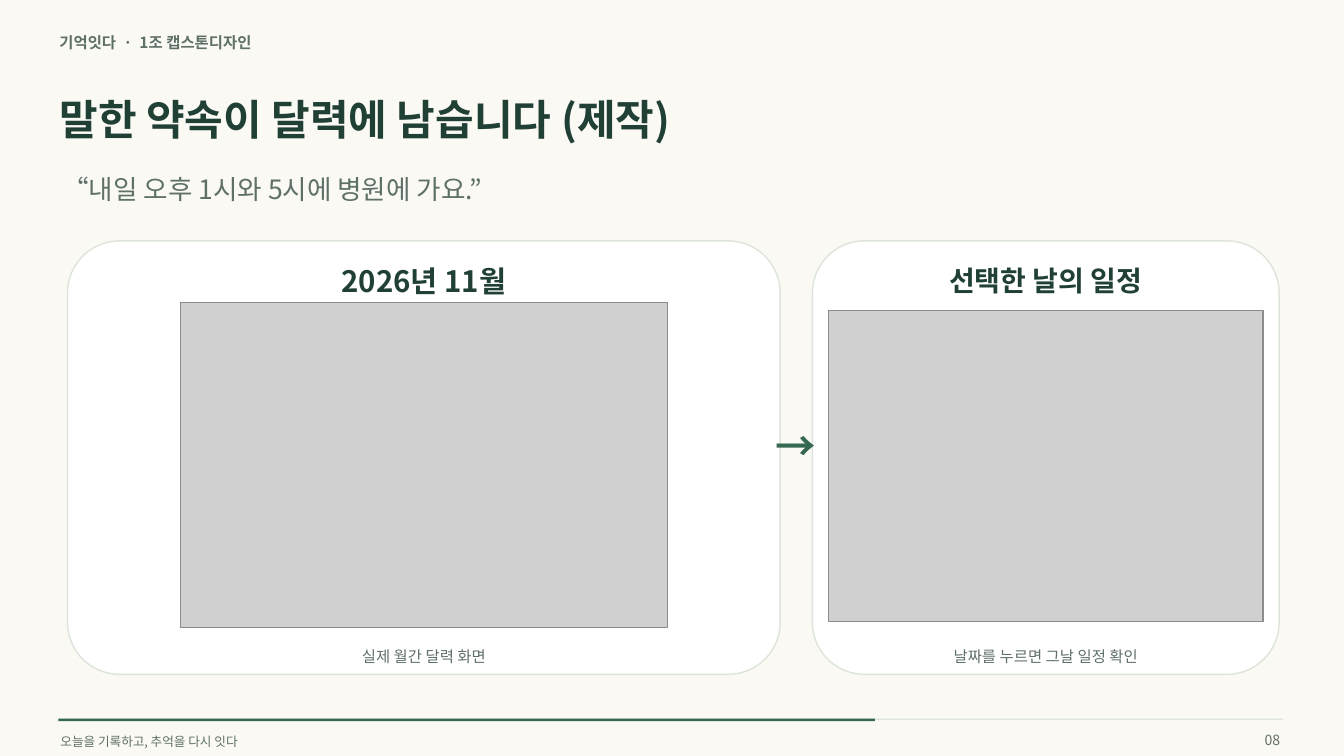
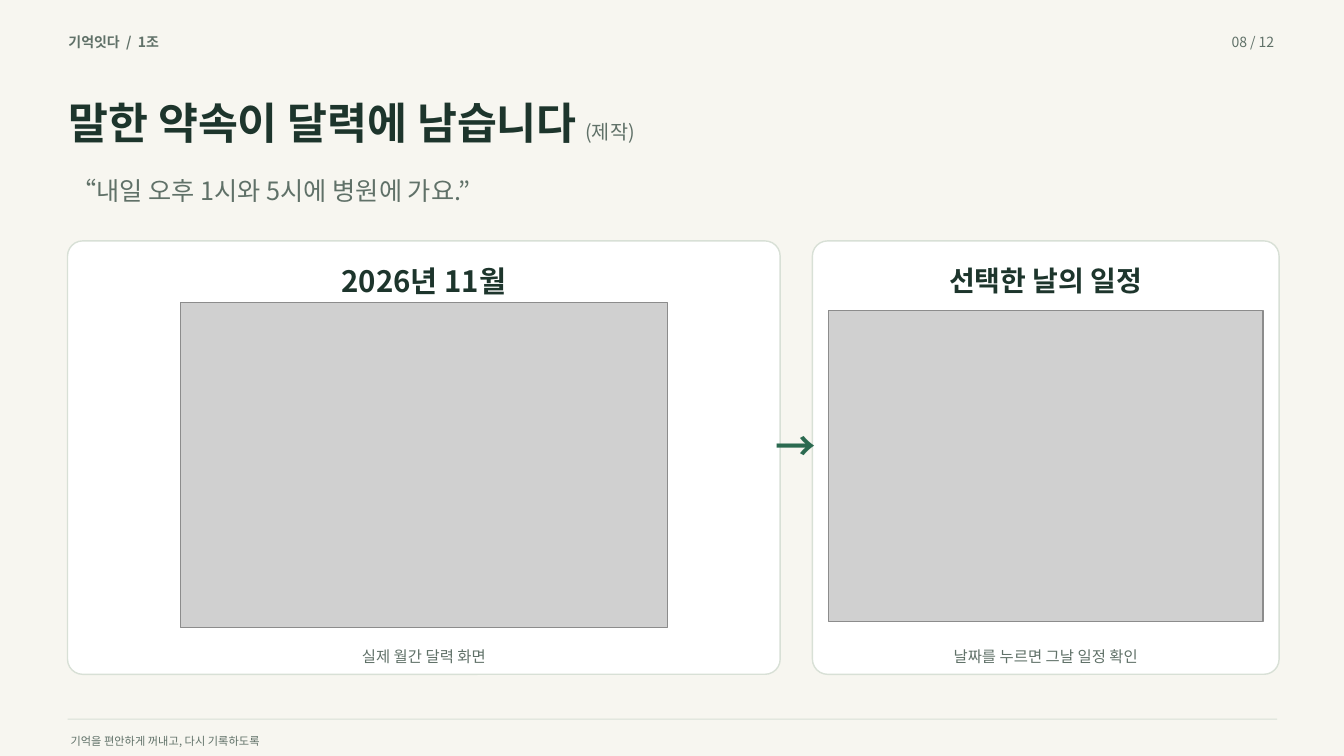
Before and after one commit to jungminpark68/capstone, a slide deck: slide 8 of docs/presentations/memory_connect_intro_7min.pptx. Drawn at 1344x756 pixels with LibreOffice and Linux fonts; fonts in the diff are those of the drawing; grey boxes stand for pictures. Boxes give left, top, right and bottom in pixels: in the first picture for what was removed or moved away, otherwise in the second. Text is boxed around its words. In the diff, an @@ line names an element or a change of style, - is before the commit and + after.

Commit message:
Polish presentation typography, imagery, spacing and visual layouts

```diff
--- a/docs/presentations/memory_connect_intro_7min.pptx
+++ b/docs/presentations/memory_connect_intro_7min.pptx
@@ background #FAF9F4 to #F7F6F0 @@
@@ text at box(68, 35, 159, 48): text changed; size 11 to 10 pt; text colour #5F7068 to #607168 @@
-기억잇다 · 1조 캡스톤디자인
+기억잇다 / 1조
@@ text at box(1232, 36, 1275, 47): text changed; text colour #5F7068 to #607168 @@
-08
+08 / 12
@@ text "말한 약속이 달력에 남습니다 (제작)": place and size @@
-text "말한 약속이 달력에 남습니다 (제작)" at box(59, 99, 670, 144)
+text "말한 약속이 달력에 남습니다 (제작)" at box(68, 102, 634, 143)
@@ text "말한 약속이 달력에 남습니다 (제작)" at box(68, 102, 634, 143): size 30 to 31 pt, text colour #203F35 to #1D352C in "말한 약속이 달력에 남습니다"; size 30 to 14 pt, text colour #203F35 to #607168, bold off in "(제작)" @@
@@ text "“내일 오후 1시와 5시에 병원에 ...": place and size @@
-text "“내일 오후 1시와 5시에 병원에 ..." at box(62, 176, 483, 201)
+text "“내일 오후 1시와 5시에 병원에 ..." at box(72, 179, 470, 202)
@@ text "“내일 오후 1시와 5시에 병원에 ..." at box(72, 179, 470, 202): size 19 to 18 pt, text colour #5F7068 to #607168 @@
@@ rounded rectangle at box(68, 241, 780, 675): outline #DDE4DA 1 pt to #D8E0D6 1 pt; proportions changed @@
@@ rounded rectangle at box(813, 241, 1279, 675): outline #DDE4DA 1 pt to #D8E0D6 1 pt; proportions changed @@
@@ text "실제 월간 달력 화면" at box(362, 649, 485, 663): text colour #5F7068 to #607168 @@
@@ text "날짜를 누르면 그날 일정 확인" at box(954, 649, 1137, 663): text colour #5F7068 to #607168 @@
@@ rectangle removed at box(58, 719, 875, 722) @@
@@ rectangle: place and size @@
-rectangle at box(58, 719, 1284, 720)
+rectangle at box(68, 719, 1277, 720)
@@ rectangle at box(68, 719, 1277, 720): fill #DDE4DA to #D8E0D6 @@
@@ text at box(71, 736, 260, 747): text changed; size 9 to 8 pt; text colour #5F7068 to #607168 @@
-오늘을 기록하고, 추억을 다시 잇다
+기억을 편안하게 꺼내고, 다시 기록하도록
```
Also in this commit, not shown: 11 other slides changed, 4 other files.
